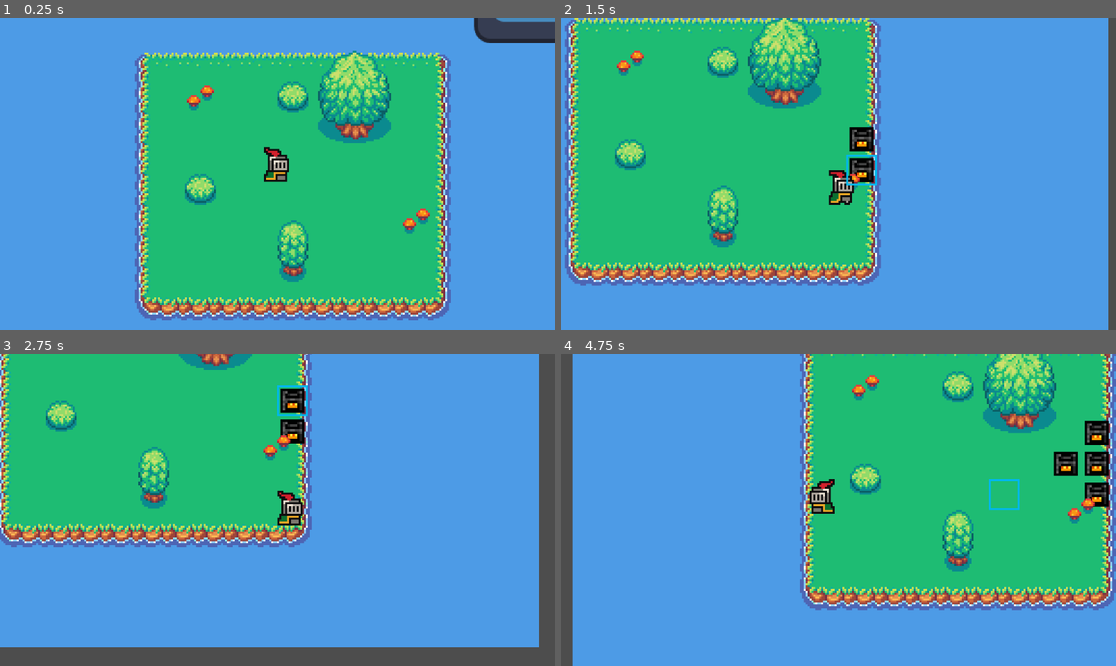
Above: before the commit, frames 1-4 (two rows, left to right).
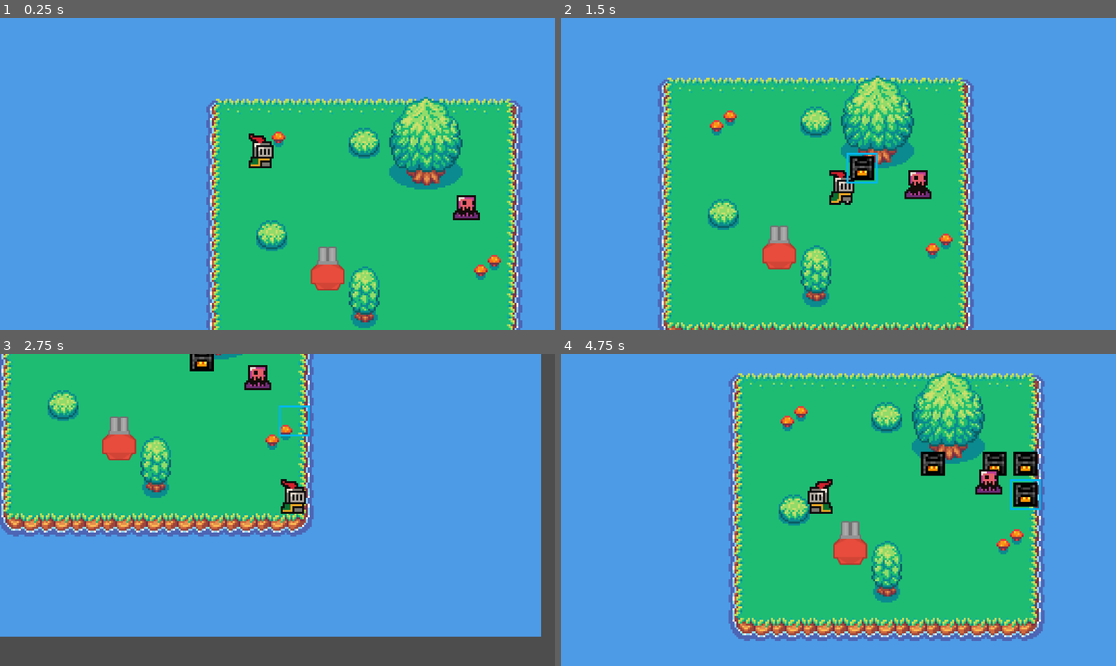
Above: after the commit, the same moments.

Repository: AlexAb123/May-Term
Game: Godot game, scene res://Scenes/Main.tscn
Same seed, same stepped clock (60 frames per second), same inputs: the game is played once before the commit and once after it. The engine's default icon, where the game draws it, is replaced by a stand-in: a white triangle on a blue panel in a dark square.
Inputs (mouse positions are in pixels of both pictures, inside the frame that each line leads up to):
- Up to frame 1 (0.25 s): no input
- Up to frame 2 (1.5 s): move the mouse to (960, 158) at 0.52 s; hold D (move_right) 0.53-1.28 s; tap X (x) at 0.6, 1.35 s; click (960, 158) at 0.67 s; move the mouse to (877, 170) at 1.27 s; hold S (move_down) from 1.28 s (still down); click (877, 170) at 1.42 s
- Up to frame 3 (2.75 s): move the mouse to (299, 407) at 2.02 s; release S (move_down) at 2.03 s; hold D (move_right) from 2.03 s (still down); tap Z (z) at 2.1 s; click (299, 407) at 2.17 s; tap X (x) at 2.3 s
- Up to frame 4 (4.75 s): move the mouse to (855, 400) at 2.77 s; release D (move_right) at 2.78 s; hold W (move_up) 2.78-3.53 s; tap X (x) at 2.85, 3.6, 4.55 s; click (855, 400) at 2.92 s; move the mouse to (844, 444) at 3.52 s; hold A (move_left) from 3.53 s (still down); click (844, 444) at 3.67 s; move the mouse to (1016, 494) at 4.27 s; tap Z (z) at 4.35 s; click (1016, 494) at 4.42 s

The runs differ from the first frame. In frame 1, 42% of the frame differs, in the area x 24-100%, y 0-100%; in frame 2, 52%, in the area x 0-100%, y 0-100%; in frame 3, 15%; in frame 4, 45%.

Commit message:
targets

Diff:
--- /dev/null
+++ b/Scenes/Archer.gd
@@ -0,0 +1,16 @@
+extends CharacterBody2D
+@onready var animated_sprite = get_node("AnimatedSprite2D")
+var hasTarget;
+
+func _on_detection_area_body_entered(body):
+	hasTarget = true
+
+
+func _on_detection_area_body_exited(body):
+	hasTarget = false
+
+func _physics_process(delta):
+	if hasTarget:
+		print("TARGET")
+	else:
+		pass
--- /dev/null
+++ b/Scenes/Archer.tscn
@@ -0,0 +1,36 @@
+[gd_scene load_steps=5 format=3 uid="uid://4evu2ykqbuna"]
+
+[ext_resource type="Script" path="res://Scenes/Archer.gd" id="1_yskuc"]
+[ext_resource type="Texture2D" uid="uid://bf6venx4sp7gl" path="res://assets/Tower and Enemies/towerDefense_tile250.png" id="2_paiy7"]
+
+[sub_resource type="CircleShape2D" id="CircleShape2D_emimc"]
+radius = 61.0
+
+[sub_resource type="CapsuleShape2D" id="CapsuleShape2D_dn8eh"]
+radius = 5.99994
+height = 15.9999
+
+[node name="Cannon" type="CharacterBody2D"]
+collision_layer = 3
+script = ExtResource("1_yskuc")
+
+[node name="detection_area" type="Area2D" parent="."]
+collision_layer = 2
+collision_mask = 2
+
+[node name="CollisionShape2D" type="CollisionShape2D" parent="detection_area"]
+visible = false
+shape = SubResource("CircleShape2D_emimc")
+
+[node name="Sprite2D" type="Sprite2D" parent="."]
+position = Vector2(0, -4)
+scale = Vector2(0.4, 0.4)
+texture = ExtResource("2_paiy7")
+
+[node name="CollisionShape2D" type="CollisionShape2D" parent="."]
+rotation = 1.5751
+scale = Vector2(1, 1)
+shape = SubResource("CapsuleShape2D_dn8eh")
+
+[connection signal="body_entered" from="detection_area" to="." method="_on_detection_area_body_entered"]
+[connection signal="body_exited" from="detection_area" to="." method="_on_detection_area_body_exited"]
--- /dev/null
+++ b/Scenes/Enemy.tscn
@@ -0,0 +1,110 @@
+[gd_scene load_steps=14 format=3 uid="uid://b3xvsbpqeyd3s"]
+
+[ext_resource type="Texture2D" uid="uid://cspf1k2foi5dl" path="res://assets/sprites/slime_purple.png" id="1_fqg8k"]
+
+[sub_resource type="AtlasTexture" id="AtlasTexture_etw0v"]
+atlas = ExtResource("1_fqg8k")
+region = Rect2(72, 0, 24, 24)
+
+[sub_resource type="AtlasTexture" id="AtlasTexture_lk38c"]
+atlas = ExtResource("1_fqg8k")
+region = Rect2(48, 0, 24, 24)
+
+[sub_resource type="AtlasTexture" id="AtlasTexture_txed4"]
+atlas = ExtResource("1_fqg8k")
+region = Rect2(24, 0, 24, 24)
+
+[sub_resource type="AtlasTexture" id="AtlasTexture_wqygs"]
+atlas = ExtResource("1_fqg8k")
+region = Rect2(0, 0, 24, 24)
+
+[sub_resource type="AtlasTexture" id="AtlasTexture_n4ctr"]
+atlas = ExtResource("1_fqg8k")
+region = Rect2(48, 48, 24, 24)
+
+[sub_resource type="AtlasTexture" id="AtlasTexture_yvmqf"]
+atlas = ExtResource("1_fqg8k")
+region = Rect2(72, 48, 24, 24)
+
+[sub_resource type="AtlasTexture" id="AtlasTexture_hbual"]
+atlas = ExtResource("1_fqg8k")
+region = Rect2(0, 24, 24, 24)
+
+[sub_resource type="AtlasTexture" id="AtlasTexture_makbw"]
+atlas = ExtResource("1_fqg8k")
+region = Rect2(24, 24, 24, 24)
+
+[sub_resource type="AtlasTexture" id="AtlasTexture_cxpr4"]
+atlas = ExtResource("1_fqg8k")
+region = Rect2(48, 24, 24, 24)
+
+[sub_resource type="AtlasTexture" id="AtlasTexture_hnkv7"]
+atlas = ExtResource("1_fqg8k")
+region = Rect2(72, 24, 24, 24)
+
+[sub_resource type="SpriteFrames" id="SpriteFrames_mfmcn"]
+animations = [{
+"frames": [{
+"duration": 1.0,
+"texture": SubResource("AtlasTexture_etw0v")
+}, {
+"duration": 1.0,
+"texture": SubResource("AtlasTexture_lk38c")
+}, {
+"duration": 1.0,
+"texture": SubResource("AtlasTexture_txed4")
+}, {
+"duration": 1.0,
+"texture": SubResource("AtlasTexture_wqygs")
+}],
+"loop": false,
+"name": &"death",
+"speed": 4.0
+}, {
+"frames": [{
+"duration": 1.0,
+"texture": SubResource("AtlasTexture_n4ctr")
+}, {
+"duration": 1.0,
+"texture": SubResource("AtlasTexture_yvmqf")
+}],
+"loop": false,
+"name": &"hit",
+"speed": 5.0
+}, {
+"frames": [{
+"duration": 1.0,
+"texture": SubResource("AtlasTexture_hbual")
+}, {
+"duration": 1.0,
+"texture": SubResource("AtlasTexture_makbw")
+}, {
+"duration": 1.0,
+"texture": SubResource("AtlasTexture_cxpr4")
+}, {
+"duration": 1.0,
+"texture": SubResource("AtlasTexture_hnkv7")
+}],
+"loop": true,
+"name": &"idle",
+"speed": 7.0
+}]
+
+[sub_resource type="CapsuleShape2D" id="CapsuleShape2D_ku6fp"]
+radius = 1.99998
+height = 11.9999
+
+[node name="Enemy" type="CharacterBody2D"]
+y_sort_enabled = true
+
+[node name="AnimatedSprite2D" type="AnimatedSprite2D" parent="."]
+sprite_frames = SubResource("SpriteFrames_mfmcn")
+animation = &"death"
+autoplay = "idle"
+frame = 3
+frame_progress = 1.0
+offset = Vector2(2.08165e-12, -10)
+
+[node name="CollisionShape2D" type="CollisionShape2D" parent="."]
+rotation = 1.57481
+shape = SubResource("CapsuleShape2D_ku6fp")
--- a/Scenes/Main.tscn
+++ b/Scenes/Main.tscn
@@ -1,10 +1,12 @@
-[gd_scene load_steps=8 format=3 uid="uid://bwiphvlchyy5"]
+[gd_scene load_steps=10 format=3 uid="uid://bwiphvlchyy5"]
 
 [ext_resource type="Script" path="res://Scenes/Main.gd" id="1_ix7eo"]
 [ext_resource type="PackedScene" uid="uid://cqbjmjoub20yy" path="res://Scenes/Player.tscn" id="1_pu1qa"]
 [ext_resource type="Script" path="res://Scripts/CameraScripts/Camera.gd" id="2_wulpf"]
 [ext_resource type="Texture2D" uid="uid://s4t57ssophup" path="res://icon.svg" id="3_mlsly"]
 [ext_resource type="Texture2D" uid="uid://ds5p6d23xpleh" path="res://assets/Test/16x16/Tilesets/New/Solaria Demo Tiles.png" id="5_wuw67"]
+[ext_resource type="PackedScene" uid="uid://b3xvsbpqeyd3s" path="res://Scenes/Enemy.tscn" id="6_120ga"]
+[ext_resource type="PackedScene" uid="uid://4evu2ykqbuna" path="res://Scenes/Archer.tscn" id="7_m73u1"]
 
 [sub_resource type="TileSetAtlasSource" id="TileSetAtlasSource_ijkaf"]
 texture = ExtResource("5_wuw67")
@@ -1078,7 +1080,7 @@
 7:0/0/physics_layer_0/polygon_0/points = PackedVector2Array(0, 8, 9.5625, 11.125, 6.0625, 20.25, -5.5625, 20.5, -11, 11)
 7:3/size_in_atlas = Vector2i(1, 2)
 7:3/0 = 0
-7:3/0/y_sort_origin = 2
+7:3/0/y_sort_origin = 8
 7:3/0/physics_layer_0/linear_velocity = Vector2(0, 0)
 7:3/0/physics_layer_0/angular_velocity = 0.0
 7:3/0/physics_layer_0/polygon_0/points = PackedVector2Array(0, 6, 3.5, 8, 4, 10, -0.5, 12, -4.5, 10.5, -3, 7.5)
@@ -1119,9 +1121,10 @@
 script = ExtResource("1_ix7eo")
 
 [node name="Player" parent="." instance=ExtResource("1_pu1qa")]
-position = Vector2(0, 2)
+position = Vector2(-45, -29)
 
 [node name="Sprite2D" type="Sprite2D" parent="."]
+visible = false
 position = Vector2(135, -103)
 scale = Vector2(0.515625, 0.546875)
 texture = ExtResource("3_mlsly")
@@ -1143,3 +1146,10 @@
 layer_2/name = "ysort"
 layer_2/y_sort_enabled = true
 layer_2/tile_data = PackedInt32Array(-196606, 458752, 0, 131072, 458752, 3, -131075, 589824, 4, -196608, 524288, 3, 65533, 524288, 3, 65540, 589824, 4)
+
+[node name="Enemy" parent="." instance=ExtResource("6_120ga")]
+position = Vector2(61, -2)
+collision_layer = 3
+
+[node name="Archer" parent="." instance=ExtResource("7_m73u1")]
+position = Vector2(-11, 29)
--- a/Scenes/Player.tscn
+++ b/Scenes/Player.tscn
@@ -162,6 +162,7 @@
 }]
 
 [node name="Player" type="CharacterBody2D"]
+collision_layer = 3
 script = ExtResource("1_fb2bp")
 selected_item = ExtResource("2_3k7x3")
 
Not shown, removed: assets/LICENSE & CREDITS.txt
Binary file added: assets/Tower and Enemies/towerDefense_tile245.png
Not shown, added: assets/Tower and Enemies/towerDefense_tile245.png.import
Binary file added: assets/Tower and Enemies/towerDefense_tile246.png
Not shown, added: assets/Tower and Enemies/towerDefense_tile246.png.import
Binary file added: assets/Tower and Enemies/towerDefense_tile247.png
Not shown, added: assets/Tower and Enemies/towerDefense_tile247.png.import
Binary file added: assets/Tower and Enemies/towerDefense_tile248.png
Not shown, added: assets/Tower and Enemies/towerDefense_tile248.png.import
Binary file added: assets/Tower and Enemies/towerDefense_tile249.png
Not shown, added: assets/Tower and Enemies/towerDefense_tile249.png.import
Binary file added: assets/Tower and Enemies/towerDefense_tile250.png
(and 11 more such lines)
